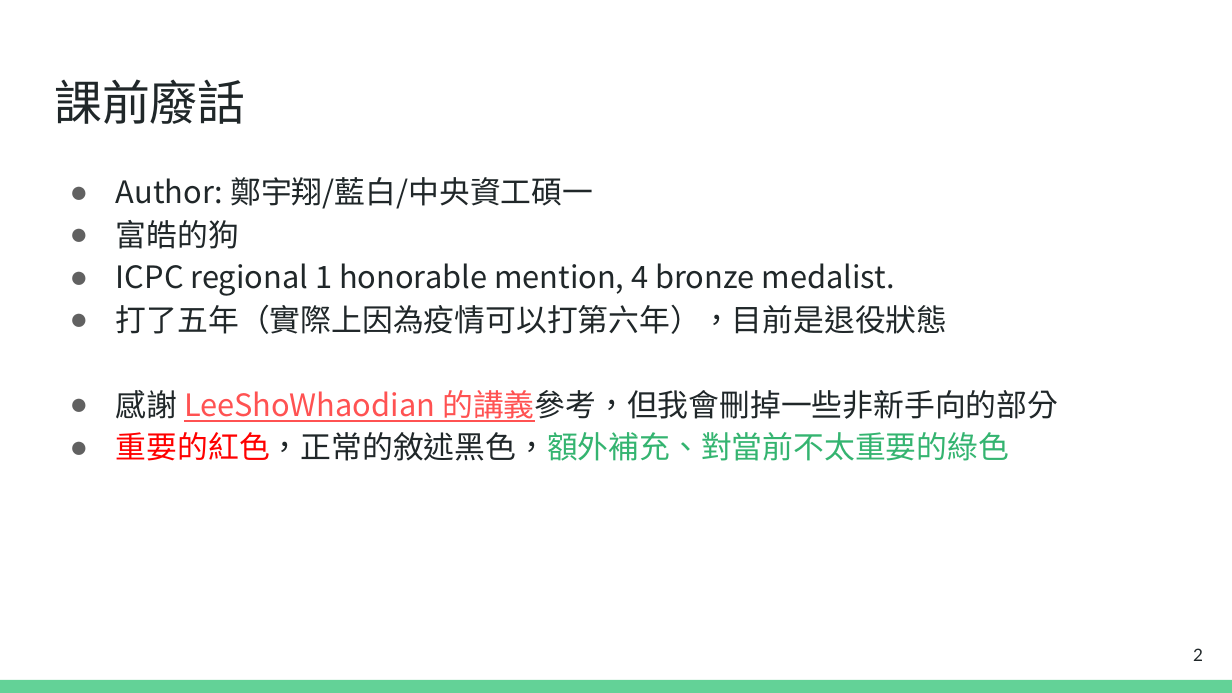
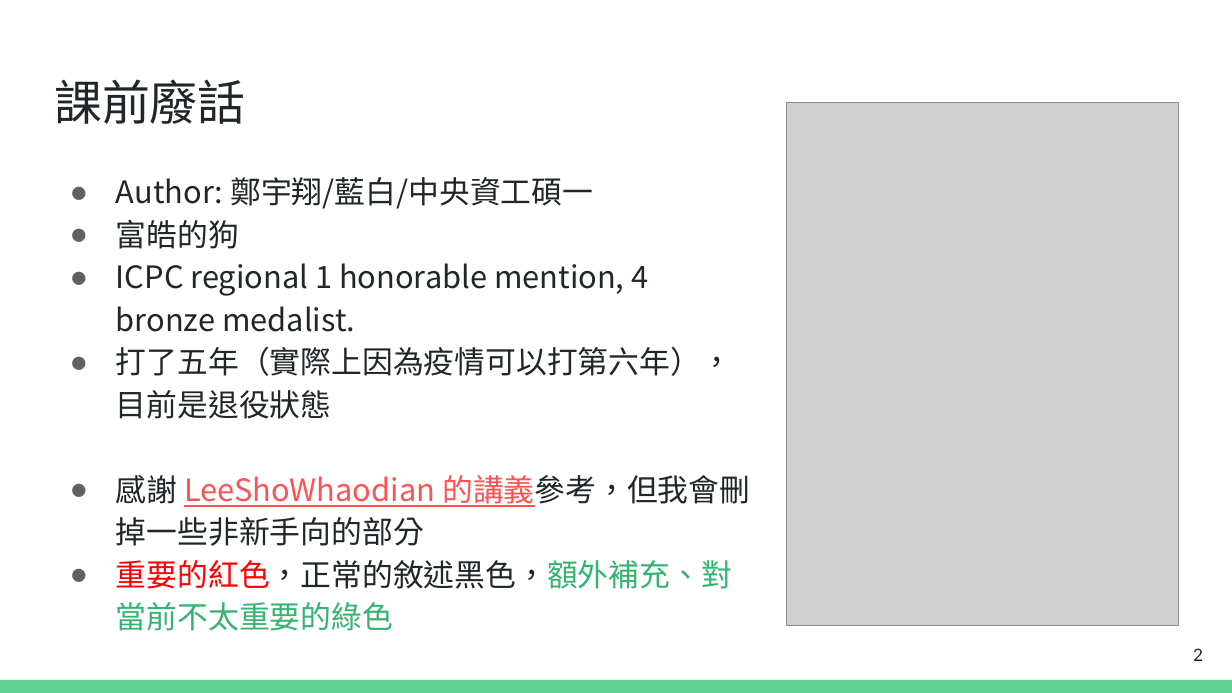
Before and after one commit to terry25031069/NTPU_codebook, a slide deck: slide 2 of tutorial/programming_competition_skill.pptx. Drawn at 1232x693 pixels with LibreOffice and Linux fonts; fonts in the diff are those of the drawing; grey boxes stand for pictures. Boxes give left, top, right and bottom in pixels: in the first picture for what was removed or moved away, otherwise in the second. Text is boxed around its words. In the diff, an @@ line names an element or a change of style, - is before the commit and + after.

```diff
--- a/tutorial/programming_competition_skill.pptx
+++ b/tutorial/programming_competition_skill.pptx
@@ picture added at (786, 102, 1178, 625) @@
@@ text "Author: 鄭宇翔/藍白/中央資工碩一" rewrapped from (116, 177, 1058, 461) to (116, 177, 750, 631) @@
```
Also in this commit, not shown: 1 slide removed, 1 other file.
